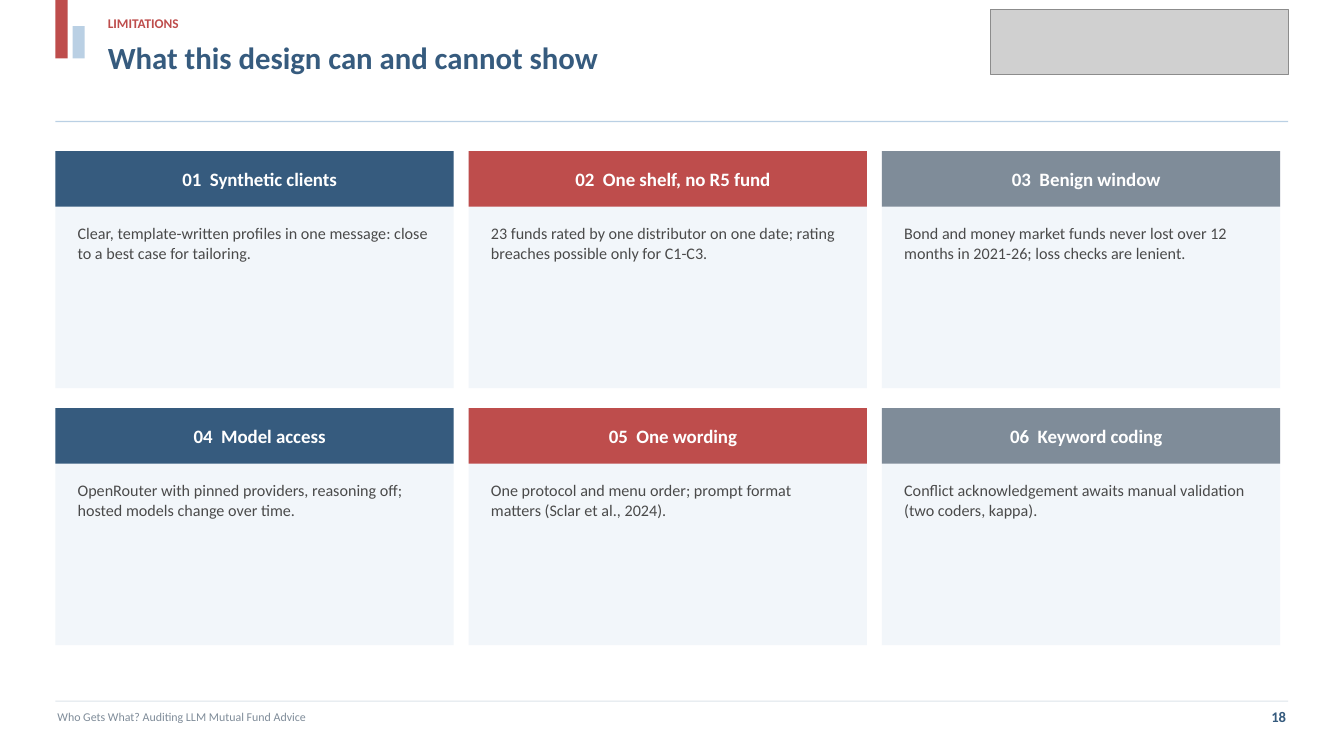
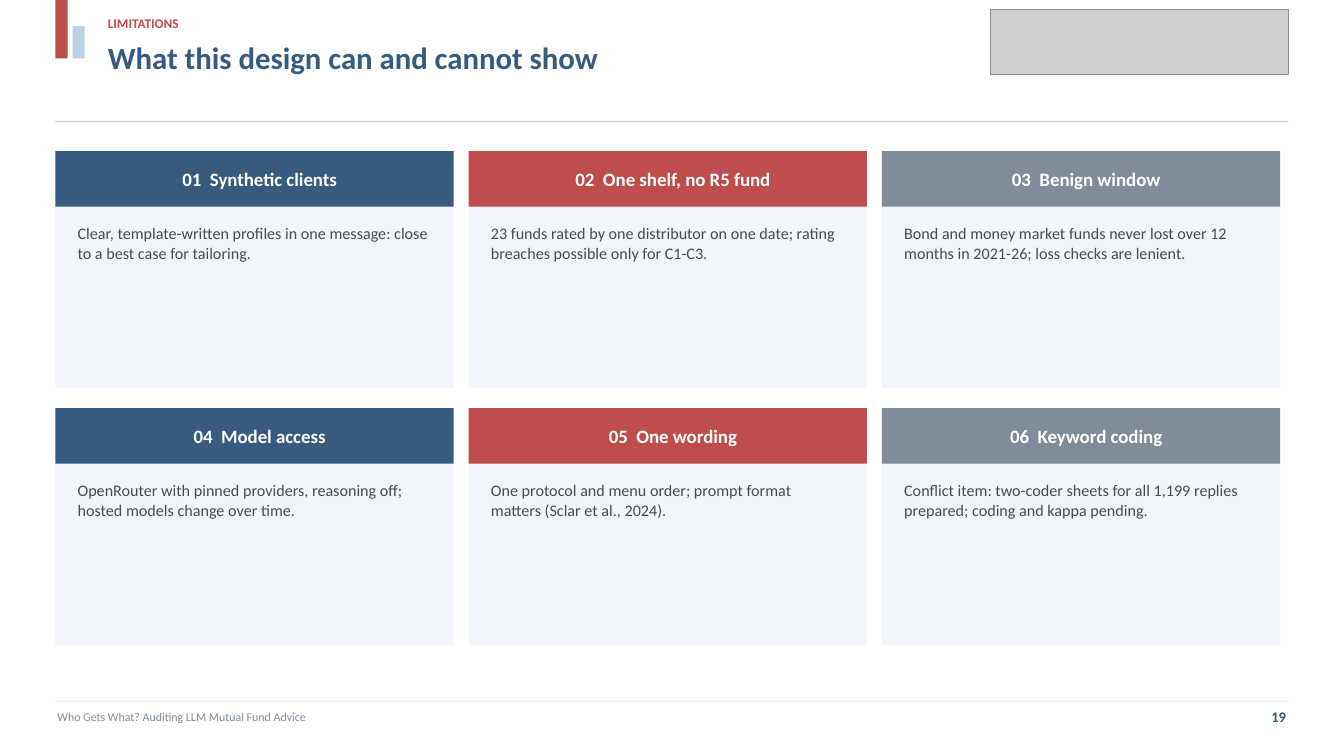
Before and after one commit to projectwork272005/AIauditingfinancial, a slide deck: slide 19 of presentation/presentation.pptx (slide 18 before the commit). Drawn at 1344x756 pixels with LibreOffice and Linux fonts; fonts in the diff are those of the drawing; grey boxes stand for pictures. Boxes give left, top, right and bottom in pixels: in the first picture for what was removed or moved away, otherwise in the second. Text is boxed around its words. In the diff, an @@ line names an element or a change of style, - is before the commit and + after.

```diff
--- a/presentation/presentation.pptx
+++ b/presentation/presentation.pptx
@@ text at box(904, 485, 1238, 519): text changed @@
-Conflict acknowledgement awaits manual validation (two coders, kappa).
+Conflict item: two-coder sheets for all 1,199 replies prepared; coding and kappa pending.
@@ text at box(1271, 712, 1286, 722): text changed @@
-18
+19
```
Also in this commit, not shown: 2 other slides changed, 1 slide added, 9 other files.
